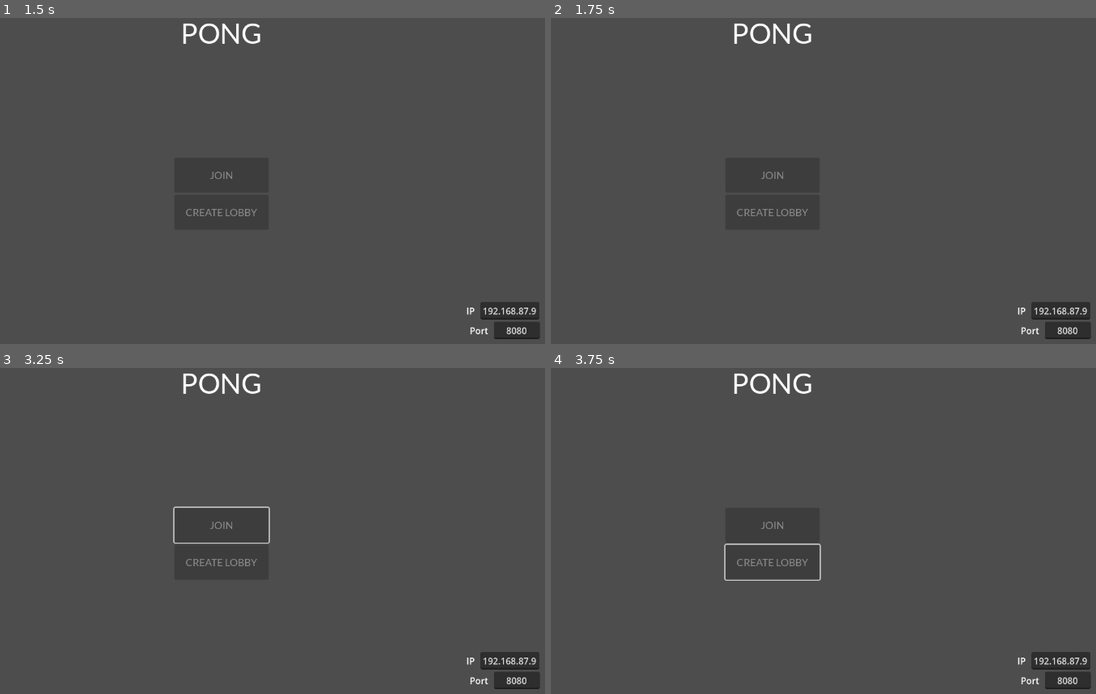
Above: before the commit, frames 1-4 (two rows, left to right).
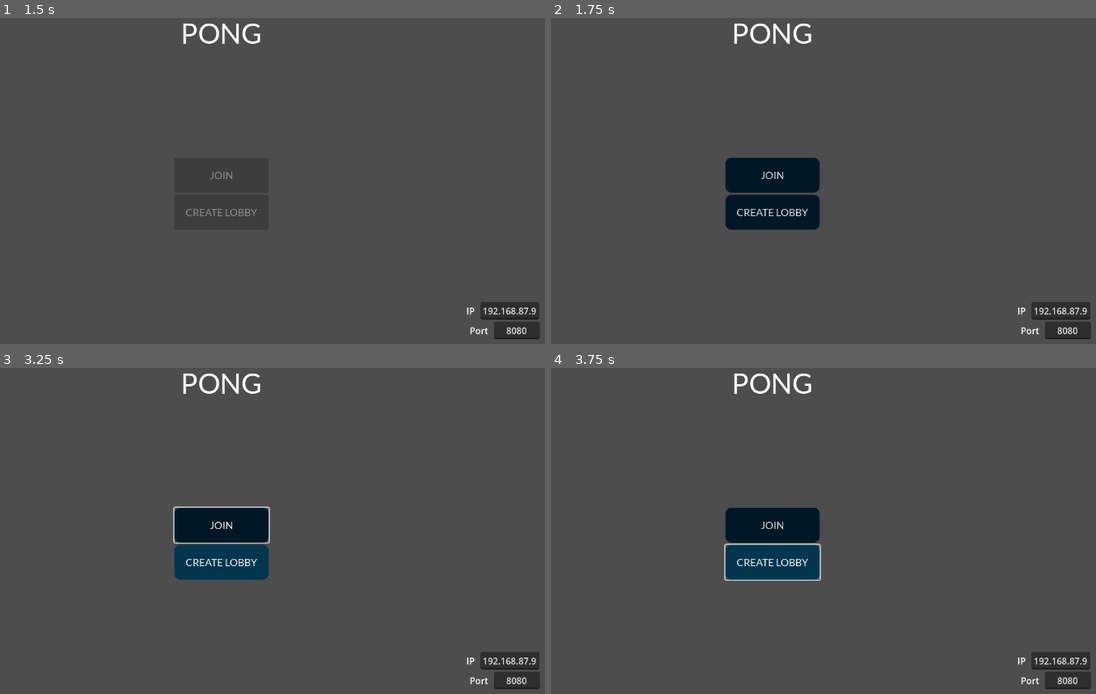
Above: after the commit, the same moments.

Repository: jegor377/pong
Game: Godot game, scene res://menu.tscn
Two runs of this game, one before a commit and one after it. Both use one fixed random seed, a clock stepped at 60 frames per second and the inputs below.
Inputs (mouse positions are in pixels of both pictures, inside the frame that each line leads up to):
- Up to frame 1 (1.5 s): click "JOIN" at 0.5 s; click "BACK" at 1.25 s
- Up to frame 2 (1.75 s): no input
- Up to frame 3 (3.25 s): click (223, 563) at 2 s, where only the run after the commit has a clickable "CREATE LOBBY"; tap Enter at 2.75 s; hold Up (ui_up) from 2.78 s (still down)
- Up to frame 4 (3.75 s): release Up (ui_up) at 3.53 s; hold Down (ui_down) from 3.53 s (still down)

Frame 1 is identical in both runs. In frame 2, 3.6% of the frame differs, in the area x 32-50%, y 42-66%; in frame 3, 3.6%; in frame 4, 3.6%.

Commit message:
Fix error with lags caused by godot processing the request too slow. Changed the way of processing from processing in frame update function to seperate thread. Still, it's not perfect.

Diff:
--- a/Ball.gd
+++ b/Ball.gd
@@ -9,15 +9,17 @@
 @onready
 var initial_pos = position
 
-var can_receive_ball_pos := true
+var can_do_network := true
 
 func _physics_process(delta):
-	if Networking.is_main():
-		Networking.set_ball_pos(position, dir)
-	elif can_receive_ball_pos:
-		dir = Networking.ball_dir
-		position = Networking.ball_pos
-		$ReceiveTimer.start(0.2)
+	if can_do_network:
+		if Networking.is_main():
+			Networking.set_ball_pos(position, dir)
+		else:
+			dir = Networking.ball_dir
+			position = Networking.ball_pos
+		$NetworkTimer.start(0.01)
+		can_do_network = false
 
 	velocity = dir * SPEED
 	if move_and_slide():
@@ -40,5 +42,5 @@
 
 
 
-func _on_receive_timer_timeout():
-	can_receive_ball_pos = true
+func _on_do_network_timer_timeout():
+	can_do_network = true
--- a/ball.tscn
+++ b/ball.tscn
@@ -23,8 +23,8 @@
 pitch_scale = 1.2
 bus = &"SFX"
 
-[node name="ReceiveTimer" type="Timer" parent="."]
+[node name="NetworkTimer" type="Timer" parent="."]
 wait_time = 0.2
 
 [connection signal="reset" from="." to="." method="_on_reset"]
-[connection signal="timeout" from="ReceiveTimer" to="." method="_on_receive_timer_timeout"]
+[connection signal="timeout" from="NetworkTimer" to="." method="_on_do_network_timer_timeout"]
--- a/game.gd
+++ b/game.gd
@@ -6,12 +6,16 @@
 var lose_time = 3
 var side_to_resume := 0
 
+@onready
+var tree = get_tree()
+
 func _ready() -> void:
 	Networking.connect("session_leave_status", _on_session_leave_status)
 
 func _input(event):
 	if event.is_action("ui_cancel"):
-		get_tree().quit()
+		Networking.leave_session()
+		tree.change_scene_to_file("res://menu.tscn")
 
 func _on_lose(side):
 	lose_time = 3
@@ -49,4 +53,4 @@
 
 func _on_session_leave_status(client_id, left) -> void:
 	Networking.leave_session()
-	get_tree().change_scene_to_file("res://menu.tscn")
+	tree.change_scene_to_file("res://menu.tscn")
--- a/menu.gd
+++ b/menu.gd
@@ -5,6 +5,9 @@
 
 var IPRegEx = RegEx.new()
 var action := "none"
+
+@onready
+var tree = get_tree()
 
 # Called when the node enters the scene tree for the first time.
 func _ready():
@@ -19,6 +22,7 @@
 
 
 func _on_connect_pressed():
+	$NotConnectedTimer.start()
 	action = "join"
 	if not Networking.is_connected_to_server():
 		set_btns_disabled(true)
@@ -27,6 +31,7 @@
 
 
 func _on_host_pressed():
+	$NotConnectedTimer.start()
 	action = "host"
 	if not Networking.is_connected_to_server():
 		set_btns_disabled(true)
@@ -41,11 +46,12 @@
 
 @onready var old_ip: String = %IPEdit.text
 func _on_ip_edit_text_changed(new_text):
-	if IPRegEx.search(new_text):
-		Networking.ip = new_text
-		old_ip = new_text
-	else:
-		%IPEdit.text = old_ip
+	Networking.ip = new_text
+	#if IPRegEx.search(new_text):
+		#Networking.ip = new_text
+		#old_ip = new_text
+	#else:
+		#%IPEdit.text = old_ip
 
 
 @onready var old_port: String = %PortEdit.text
@@ -68,7 +74,7 @@
 	print("NOT_CONNECTED")
 
 func _on_assigned_to_session(client_id: int, role: int) -> void:
-	get_tree().change_scene_to_packed(lobby_scene)
+	tree.change_scene_to_packed(lobby_scene)
 
 func _on_could_not_create_session() -> void:
 	%ErrorMsg.text = "Could not create session"
@@ -88,3 +94,8 @@
 
 func _on_close_error_msg_pressed():
 	%Errors.visible = false
+
+
+func _on_not_connected_timer_timeout():
+	set_btns_disabled(false)
+	print("Could not establish connection")
--- a/menu.tscn
+++ b/menu.tscn
@@ -197,6 +197,9 @@
 [node name="CloseErrorMsg" type="Button" parent="Errors/VBoxContainer"]
 layout_mode = 2
 text = "CLOSE"
+
+[node name="NotConnectedTimer" type="Timer" parent="."]
+one_shot = true
 
 [connection signal="pressed" from="Menu/VBoxContainer/CenterContainer/VBoxContainer/Join" to="." method="_on_connect_pressed"]
 [connection signal="pressed" from="Menu/VBoxContainer/CenterContainer/VBoxContainer/Host" to="." method="_on_host_pressed"]
@@ -205,3 +208,4 @@
 [connection signal="pressed" from="JoinMenu/MarginContainer/VBoxContainer/JoinBtn" to="." method="_on_join_btn_pressed"]
 [connection signal="pressed" from="JoinMenu/MarginContainer/VBoxContainer/BackBtn" to="." method="_on_back_btn_pressed"]
 [connection signal="pressed" from="Errors/VBoxContainer/CloseErrorMsg" to="." method="_on_close_error_msg_pressed"]
+[connection signal="timeout" from="NotConnectedTimer" to="." method="_on_not_connected_timer_timeout"]
--- a/networking.gd
+++ b/networking.gd
@@ -91,16 +91,20 @@
 
 var pingTimer := Timer.new()
 
+var thread: Thread = Thread.new()
+
 func _ready():
 	client = PacketPeerUDP.new()
 	add_child(pingTimer)
 	pingTimer.one_shot = false
 	pingTimer.connect("timeout", alive_timeout)
-
-func _process(delta):
-	if client.get_available_packet_count() > 0:
-		var packet := client.get_packet()
-		process_packet(packet)
+	thread.call_deferred("start", process_packets)
+
+func process_packets():
+	while true:
+		if client.get_available_packet_count() > 0:
+			var packet := client.get_packet()
+			process_packet(packet)
 
 func _notification(what):
 	if what == NOTIFICATION_WM_CLOSE_REQUEST:
@@ -341,10 +345,10 @@
 		PacketType.CONNECTED:
 			current_id = packet_data.decode_u16(0)
 			print("Connected on id: ", current_id)
-			pingTimer.start(5)
-			emit_signal("connected")
+			pingTimer.call_deferred("start", 5)
+			call_deferred("emit_signal", "connected")
 		PacketType.NOT_CONNECTED:
-			emit_signal("not_connected")
+			call_deferred("emit_signal", "not_connected")
 		PacketType.ASSIGNED_TO_SESSION:
 			var _session_id := packet_data.decode_u16(0)
 			var _client_id := packet_data.decode_u16(2)
@@ -362,9 +366,9 @@
 					secondary_id = _client_id
 				_:
 					return
-			emit_signal("assigned_to_session", _client_id, client_type)
+			call_deferred("emit_signal", "assigned_to_session", _client_id, client_type)
 		PacketType.COULD_NOT_MAKE_SESSION:
-			emit_signal("could_not_create_session")
+			call_deferred("emit_signal", "could_not_create_session")
 		PacketType.SET_READY:
 			var _session_id := packet_data.decode_u16(0)
 			var _client_id := packet_data.decode_u16(2)
@@ -380,10 +384,10 @@
 			elif _client_type == ClientType.SECONDARY:
 				secondary_ready = ready
 
-			emit_signal("set_ready", _client_type, ready)
+			call_deferred("emit_signal", "set_ready", _client_type, ready)
 		PacketType.COULD_NOT_ASSIGN_TO_SESSION:
 			var _session_id := packet_data.decode_u16(0)
-			emit_signal("could_not_assign_to_session", _session_id)
+			call_deferred("emit_signal", "could_not_assign_to_session", _session_id)
 		PacketType.SESSION_LEAVE_STATUS:
 			var _session_id := packet_data.decode_u16(0)
 			var _client_id := packet_data.decode_u16(2)
@@ -405,17 +409,17 @@
 						main_id = current_id
 						main_ready = false
 						session_role = ClientType.MAIN
-						emit_signal("became_main")
+						call_deferred("emit_signal", "became_main")
 				elif _client_id == secondary_id:
 					reset_secondary()
 				started_game = false
-				emit_signal("session_leave_status", _client_id, left)
+				call_deferred("emit_signal", "session_leave_status", _client_id, left)
 		PacketType.GAME_STARTED:
 			var _session_id := packet_data.decode_u16(0)
 
 			if session_id == _session_id:
 				started_game = true
-				emit_signal("game_started")
+				call_deferred("emit_signal", "game_started")
 		PacketType.INFORM_BALL_POS:
 			ball_pos = packet_data.decode_var(0)
 			ball_dir = packet_data.decode_var(12)
@@ -424,11 +428,11 @@
 			enemy_pos = packet_data.decode_var(2)
 			enemy_dir = packet_data.decode_var(14)
 		PacketType.DISCONNECTED:
-			pingTimer.stop()
+			pingTimer.call_deferred("stop")
 			current_id = -1
 			current_ready = false
 			print("Disconnected")
-			emit_signal("disconnected")
+			call_deferred("emit_signal", "disconnected")
 
 func alive_timeout() -> void:
 	send_im_alive()
--- a/pallete.gd
+++ b/pallete.gd
@@ -13,6 +13,8 @@
 @onready
 var initial_x = position.x
 
+var can_do_network := true
+
 func _physics_process(delta):
 	if Networking.session_role == side:
 		var direction = Input.get_axis("ui_up", "ui_down")
@@ -21,11 +23,15 @@
 		else:
 			velocity.y = 0
 	else:
-		# when commented, it works better
-		# velocity.y = Networking.enemy_dir.y * SPEED
 		position.y = Networking.enemy_pos.y
 
 	position.x = initial_x
 	move_and_slide()
-	if Networking.session_role == side:
+	if Networking.session_role == side and can_do_network:
 		Networking.set_pallete_pos(position, velocity.normalized())
+		can_do_network = false
+		$NetworkTimer.start(0.01)
+
+
+func _on_network_timer_timeout():
+	can_do_network = true
--- a/pallete.tscn
+++ b/pallete.tscn
@@ -18,3 +18,7 @@
 [node name="Sprite2D" type="Sprite2D" parent="."]
 scale = Vector2(0.1, 1)
 texture = ExtResource("1_nvh08")
+
+[node name="NetworkTimer" type="Timer" parent="."]
+
+[connection signal="timeout" from="NetworkTimer" to="." method="_on_network_timer_timeout"]
